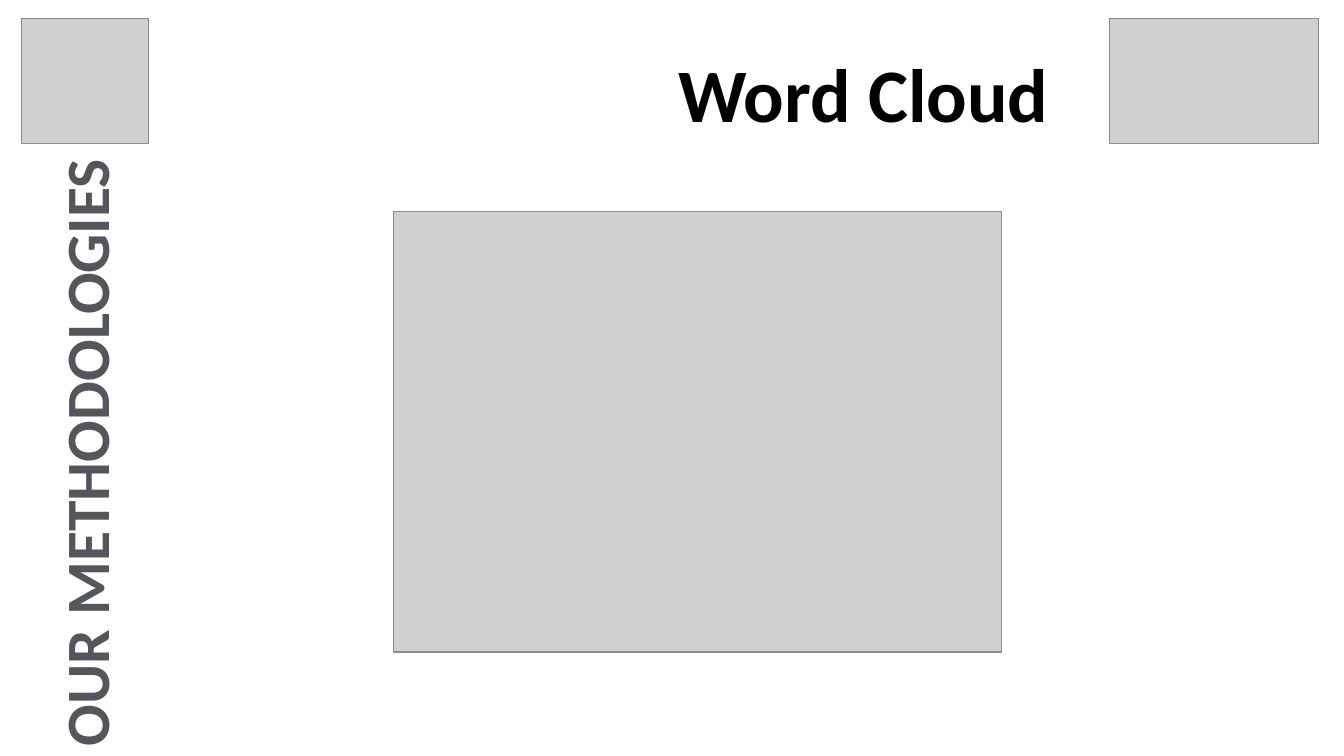
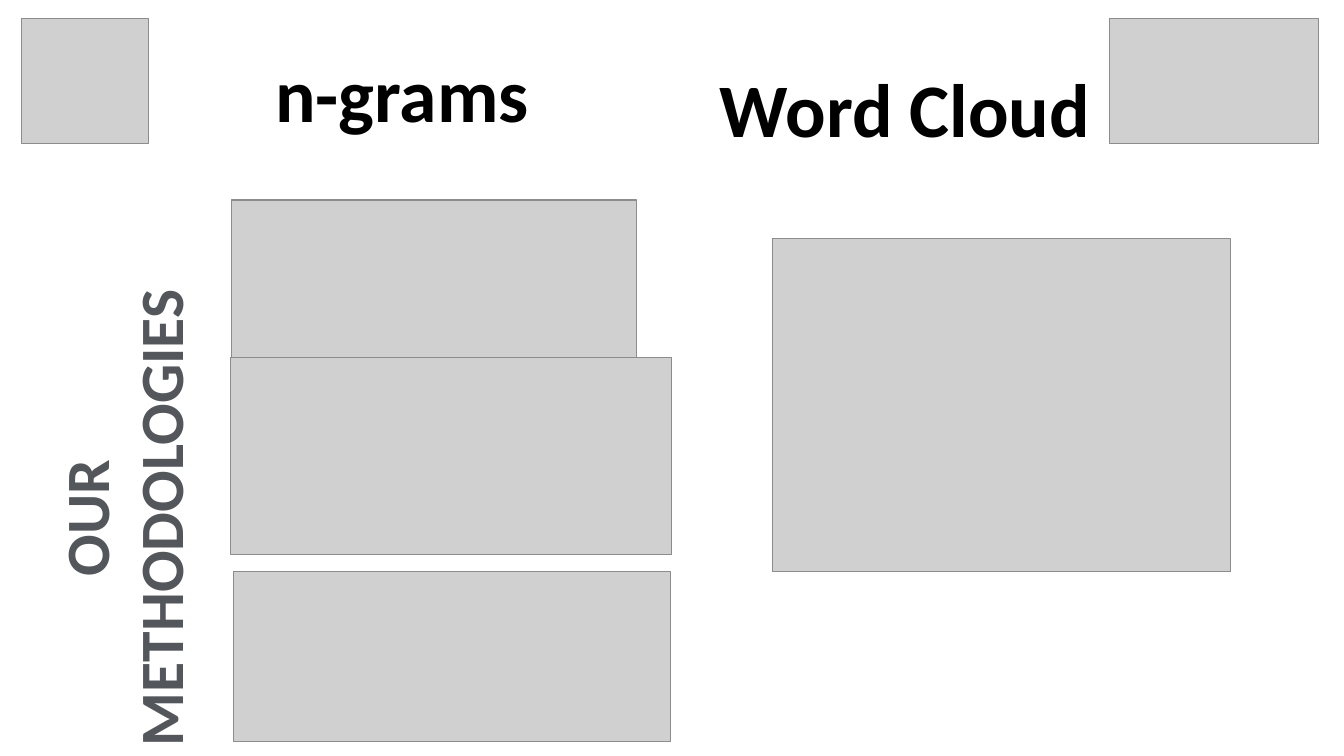
Before and after one commit to bhakon/Akshar, a slide deck: slide 10 of Documents/Presentaion/Project_Akshar_Presentation.pptx (slide 13 before the commit). Drawn at 1344x756 pixels with LibreOffice and Linux fonts; fonts in the diff are those of the drawing; grey boxes stand for pictures. Boxes give left, top, right and bottom in pixels: in the first picture for what was removed or moved away, otherwise in the second. Text is boxed around its words. In the diff, an @@ line names an element or a change of style, - is before the commit and + after.

```diff
--- a/Documents/Presentaion/Project_Akshar_Presentation.pptx
+++ b/Documents/Presentaion/Project_Akshar_Presentation.pptx
@@ text "Word Cloud": place and size @@
-text "Word Cloud" at [678, 69, 1048, 123]
+text "Word Cloud" at [720, 84, 1090, 138]
@@ text added at [275, 84, 528, 135], 54 pt, text #000000, bold @@
+n-grams
@@ text "OUR METHODOLOGIES" rewrapped from [51, 204, 126, 744] to [51, 335, 199, 732] @@
@@ picture added at [231, 200, 637, 358] @@
@@ picture: place and size @@
-picture at [393, 212, 1001, 652]
+picture at [772, 239, 1231, 572]
@@ picture added at [230, 357, 671, 555] @@
@@ picture added at [234, 572, 670, 742] @@
```
Also in this commit, not shown: 6 other slides changed, 5 slides added, 9 slides removed, 24 other files.
